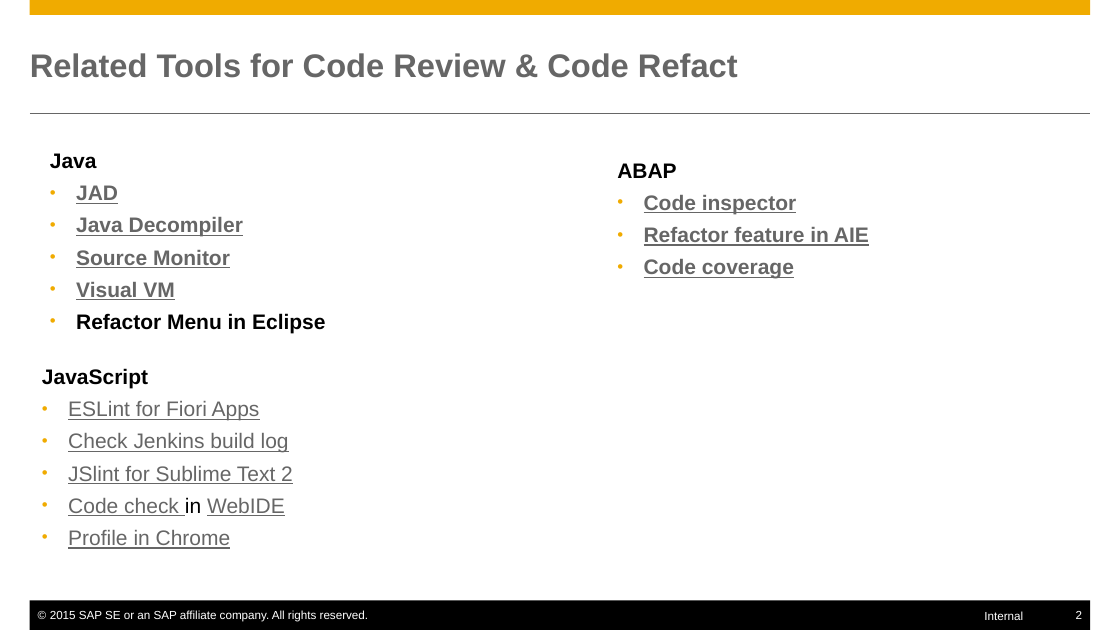
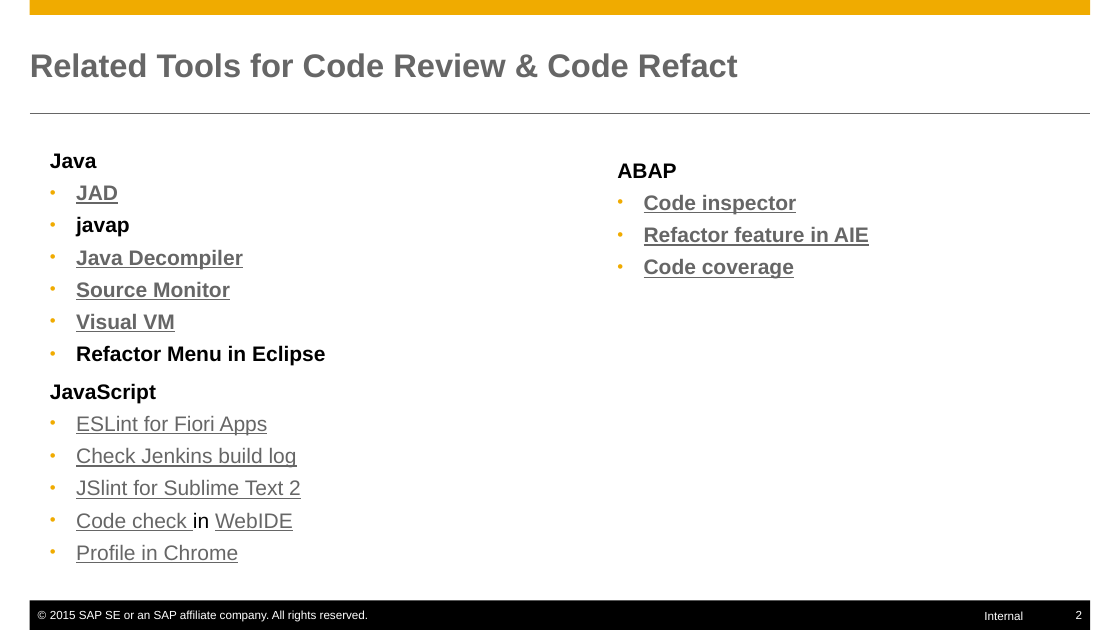
Before and after one commit to mxpang/jerryslide, a slide deck: slide 2 of 001_code_refact.pptx. Drawn at 1120x630 pixels with LibreOffice and Linux fonts; fonts in the diff are those of the drawing. Boxes give left, top, right and bottom in pixels: in the first picture for what was removed or moved away, otherwise in the second. Text is boxed around its words. In the diff, an @@ line names an element or a change of style, - is before the commit and + after.

```diff
--- a/001_code_refact.pptx
+++ b/001_code_refact.pptx
@@ text at [76, 216, 130, 237]: paragraph added @@
+• javap
@@ text "JavaScript": place and size @@
-text "JavaScript" at [42, 368, 293, 549]
+text "JavaScript" at [50, 383, 301, 563]
```
Also in this commit, not shown: 1 other slide changed, 11 slides added, 10 other files.
